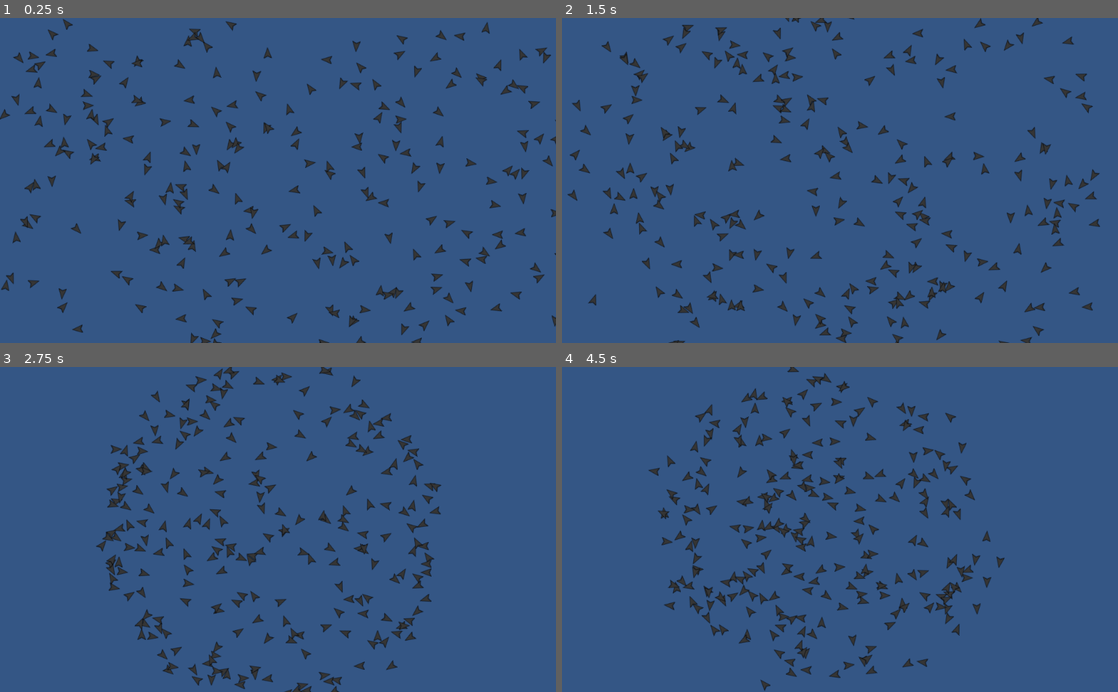
Above: before the commit, frames 1-4 (two rows, left to right).
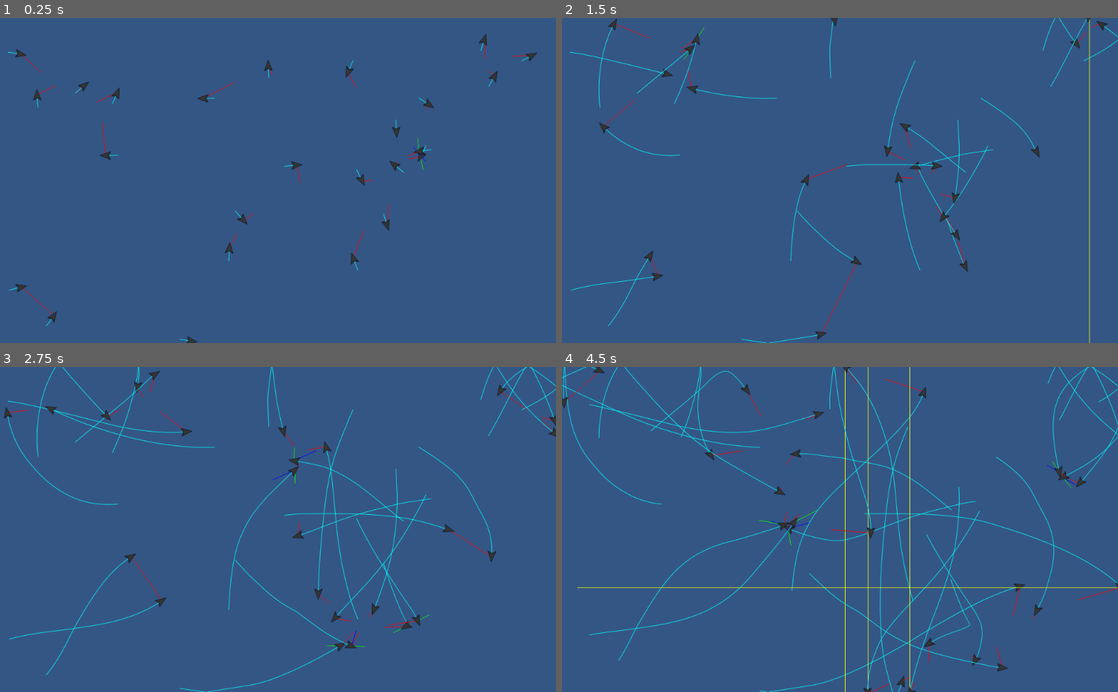
Above: after the commit, the same moments.

Repository: jrobchin/godot-boids
Game: Godot game, scene res://scenes/World.tscn
Two runs of this game, one before a commit and one after it. Both use one fixed random seed, a clock stepped at 60 frames per second and the inputs below.
Inputs:
- Up to frame 1 (0.25 s): no input
- Up to frame 2 (1.5 s): no input
- Up to frame 3 (2.75 s): no input
- Up to frame 4 (4.5 s): no input

The runs differ from the first frame. In frame 1, 6.9% of the frame differs, in the area x 0-100%, y 0-100%; in frame 2, 8.3%; in frame 3, 9.1%; in frame 4, 11%.

Commit message:
area boids

Diff:
--- a/scenes/Boid.gd
+++ b/scenes/Boid.gd
@@ -11,46 +11,56 @@
 export var impulse := 0.5
 export var max_speed := 10
 
-var draw := false
-var velocity: Vector2
-var vel_s := Vector2.ZERO
-var vel_c := Vector2.ZERO
-var vel_a := Vector2.ZERO
-var vel_b := Vector2.ZERO
+var velocity := Vector2.ZERO
+var limits: Dictionary
 
-# func _draw():
-# 	if draw:
-# 		for pos in sb_pos:
-# 			draw_line(Vector2.ZERO, to_local(pos), Color.green, 1, true)
-
-# 		draw_line(Vector2.ZERO, vel_s, Color.purple, 1, true)
-# 		draw_line(Vector2.ZERO, vel_c, Color.orange, 1, true)
-# 		draw_line(Vector2.ZERO, vel_a, Color.white, 1, true)
-# 		draw_line(Vector2.ZERO, vel_b, Color.black, 1, true)
+var _positions := []
+var _neighbours := []
+var _vel_c := Vector2.ZERO
+var _vel_s := Vector2.ZERO
+var _vel_a := Vector2.ZERO
+var _vel_b := Vector2.ZERO
 
 
-func _process(_delta):
+func _draw():
+	draw_line(Vector2.ZERO, _vel_c, Color.red)
+	draw_line(Vector2.ZERO, _vel_s, Color.green)
+	draw_line(Vector2.ZERO, _vel_a, Color.blue)
+	draw_line(Vector2.ZERO, _vel_b, Color.yellow)
+	for i in range(_positions.size() - 1):
+		draw_line(to_local(_positions[i]), to_local(_positions[i + 1]), Color.cyan, 1, true)
+
+
+func _process(delta):
+	move(delta)
+	_positions.append(position)
+	if _positions.size() > 250:
+		_positions.pop_front()
 	update()
 
 
-func move(delta: float, boids: Array, limits: Dictionary):
-	var _influence = influence(boids, limits)
+func move(delta: float):
+	var _influence = influence()
 	velocity = lerp(velocity, velocity + _influence * delta, impulse)
 	if velocity.length() > max_speed:
 		velocity = velocity.normalized() * max_speed
+
 	$Sprite.rotation = velocity.angle() + PI / 2
+
 	position = position + velocity * delta
 
 
-func influence(boids: Array, limits: Dictionary) -> Vector2:
+func influence() -> Vector2:
+	_vel_c = Vector2.ZERO
+	_vel_s = Vector2.ZERO
+	_vel_a = Vector2.ZERO
+	_vel_b = Vector2.ZERO
+
 	var center_of_mass := Vector2.ZERO
 	var avg_velocity := Vector2.ZERO
-	vel_s = Vector2.ZERO
-	vel_a = Vector2.ZERO
-
 	var n_boids_align := 0
 
-	for boid in boids:
+	for boid in _neighbours:
 		if boid == self:
 			continue
 
@@ -63,30 +73,42 @@
 			avg_velocity += boid.velocity
 
 		if vec_to.length() < separation_distance:
-			vel_s -= vec_to * separation_distance / vec_to.length()
+			_vel_s -= vec_to * separation_distance / vec_to.length()
 
-	var n_boids := boids.size() - 1
-	center_of_mass /= n_boids
-
-	vel_c = center_of_mass - position
-	vel_c *= cohesion_strength
+	if _neighbours.size() > 1:
+		center_of_mass /= _neighbours.size() - 1
+		_vel_c = center_of_mass - position
 
 	if n_boids_align > 0:
 		avg_velocity /= n_boids_align
-		vel_a = avg_velocity - velocity
+		_vel_a = avg_velocity - velocity
 
-	vel_a *= alignment_strength
-	vel_s *= separation_strength
+	_vel_c *= cohesion_strength
+	_vel_a *= alignment_strength
+	_vel_s *= separation_strength
 
-	vel_b = Vector2.ZERO
-	if position.x < limits["x_min"]:
-		vel_b += Vector2.RIGHT * border_strength
-	elif position.x > limits["x_max"]:
-		vel_b += Vector2.LEFT * border_strength
+	_vel_b = Vector2.ZERO
+	if position.x < limits.get("x_min", -INF):
+		_vel_b += Vector2.RIGHT * border_strength
+	elif position.x > limits.get("x_max", INF):
+		_vel_b += Vector2.LEFT * border_strength
 
-	if position.y < limits["y_min"]:
-		vel_b += Vector2.DOWN * border_strength
-	elif position.y > limits["y_max"]:
-		vel_b += Vector2.UP * border_strength
+	if position.y < limits.get("y_min", -INF):
+		_vel_b += Vector2.DOWN * border_strength
+	elif position.y > limits.get("y_max", INF):
+		_vel_b += Vector2.UP * border_strength
 
-	return vel_c + vel_a + vel_s + vel_b
+	var influence_vel = _vel_c + _vel_a + _vel_s + _vel_b
+	if is_nan(influence_vel.x) || is_nan(influence_vel.y):
+		return Vector2.ZERO
+	return influence_vel
+
+
+func _on_NeighbourArea_area_entered(area):
+	if area.is_in_group("boid_colliders"):
+		_neighbours.append(area.get_parent())
+
+
+func _on_NeighbourArea_area_exited(area):
+	if area.is_in_group("boid_colliders"):
+		_neighbours.remove(_neighbours.find(area.get_parent()))
--- a/scenes/Boid.tscn
+++ b/scenes/Boid.tscn
@@ -1,18 +1,43 @@
-[gd_scene load_steps=3 format=2]
+[gd_scene load_steps=5 format=2]
 
 [ext_resource path="res://scenes/Boid.gd" type="Script" id=1]
 [ext_resource path="res://assets/boid.png" type="Texture" id=2]
 
-[node name="Boid" type="Position2D"]
+[sub_resource type="CapsuleShape2D" id=1]
+radius = 11.3235
+height = 1.63837
+
+[sub_resource type="CircleShape2D" id=2]
+radius = 150.0
+
+[node name="Boid" type="Position2D" groups=[
+"boids",
+]]
 script = ExtResource( 1 )
 cohesion_strength = 0.5
-separation_strength = 2.0
 separation_distance = 25
-alignment_strength = 0.5
-alignment_distance = 10
-impulse = 0.75
-max_speed = 200
+alignment_strength = 0.25
+alignment_distance = 20
+border_strength = 1000
+impulse = 0.9
+max_speed = 1000
+
+[node name="BoidCollider" type="Area2D" parent="." groups=[
+"boid_colliders",
+]]
+
+[node name="BoidShape" type="CollisionShape2D" parent="BoidCollider"]
+position = Vector2( 0, 1.33786 )
+shape = SubResource( 1 )
 
 [node name="Sprite" type="Sprite" parent="."]
 scale = Vector2( 0.03, 0.04 )
 texture = ExtResource( 2 )
+
+[node name="NeighbourArea" type="Area2D" parent="."]
+
+[node name="CollisionShape2D" type="CollisionShape2D" parent="NeighbourArea"]
+shape = SubResource( 2 )
+
+[connection signal="area_entered" from="NeighbourArea" to="." method="_on_NeighbourArea_area_entered"]
+[connection signal="area_exited" from="NeighbourArea" to="." method="_on_NeighbourArea_area_exited"]
--- a/scenes/BoidGroup.gd
+++ b/scenes/BoidGroup.gd
@@ -1,12 +1,9 @@
 extends Node2D
 
 export var initial_boids: int = 20
-export var draw_debug: bool = false
 
 var rng := RandomNumberGenerator.new()
 var boid_scene = preload("res://scenes/Boid.tscn")
-
-var boids = []
 
 onready var viewport_size := get_viewport_rect().size
 onready var limits := {"x_min": 0, "x_max": viewport_size.x, "y_min": 0, "y_max": viewport_size.y}
@@ -20,23 +17,14 @@
 	)
 
 
-func _process(delta: float):
-	for boid in boids:
-		boid.move(delta, boids, limits)
+func spawn_random_boids(n: int, x_min: int, x_max: int, y_min: int, y_max: int):
+	for _i in range(n):
+		spawn_boid(rng.randi_range(x_min, x_max), rng.randi_range(y_min, y_max))
 
 
-func spawn_random_boids(n: int, x_min: int, x_max: int, y_min: int, y_max: int):
-	for _i in range(n):
-		var boid := spawn_boid(
-			rng.randi_range(x_min, x_max), rng.randi_range(y_min, y_max), draw_debug
-		)
-		boids.append(boid)
-
-
-func spawn_boid(x: int, y: int, draw: bool = false) -> Boid:
+func spawn_boid(x: int, y: int):
 	var boid_instance := boid_scene.instance() as Boid
-	boid_instance.draw = draw
-	boid_instance.global_position = Vector2(x, y)
-	boid_instance.velocity = Vector2.UP.rotated(rng.randf_range(0, 2 * PI)) * 1000
+	boid_instance.position = Vector2(x, y)
+	boid_instance.velocity = Vector2.UP.rotated(rng.randf_range(0, 2 * PI)) * 100
+	boid_instance.limits = limits
 	add_child(boid_instance)
-	return boid_instance
--- a/scenes/World.tscn
+++ b/scenes/World.tscn
@@ -6,6 +6,6 @@
 
 [node name="BoidGroup" type="Node2D" parent="."]
 script = ExtResource( 1 )
-initial_boids = 250
+initial_boids = 25
 
 [node name="Background" type="Sprite" parent="."]
